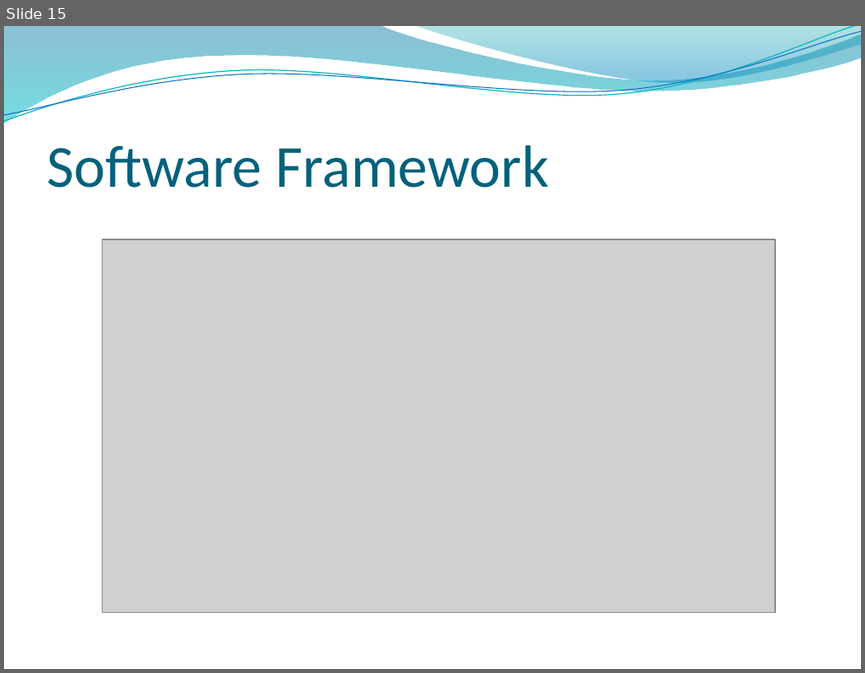
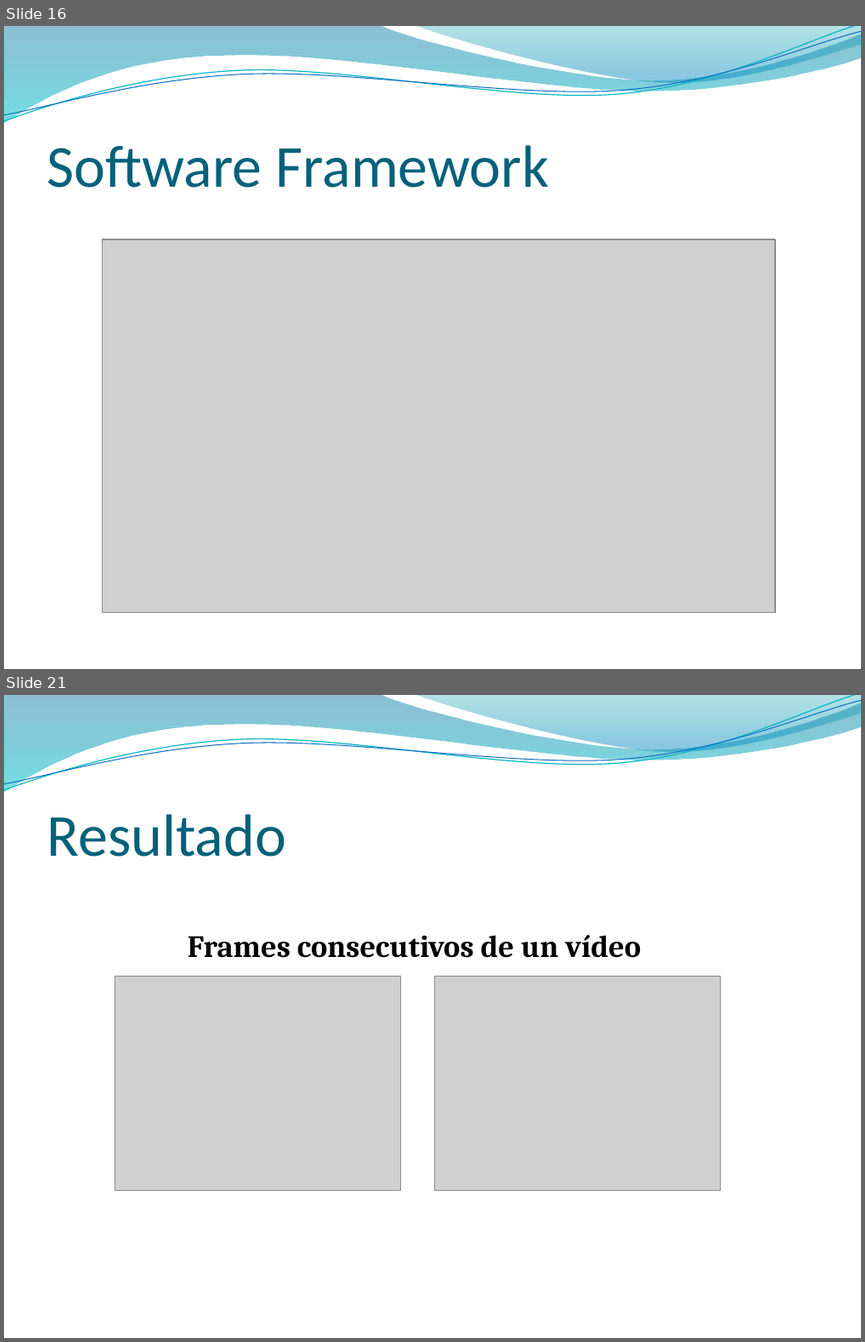
Before and after one commit to vinaygaba/pycuda-filters, a slide deck: out/presentacion/presentacionTAD.pptx. Shown one above the other, each under a label of ours: slide 15 before the commit, slides 16 and 21 after it; the slides between them are not shown. The pictures are 865x673 and 865x1342 pixels, drawn with LibreOffice and Linux fonts; fonts in the diff are those of the drawing; grey boxes stand for pictures; background and template pictures are left out. Boxes give left, top, right and bottom in pixels: in the first picture for what was removed or moved away, otherwise in the second. Text is boxed around its words. In the diff, an @@ line names an element or a change of style, - is before the commit and + after.

```diff
--- a/out/presentacion/presentacionTAD.pptx
+++ b/out/presentacion/presentacionTAD.pptx
@@ slide 21 added at box(4, 695, 861, 1338), background picture (left out); not listed: 4 template elements that a slide beside it also shows @@
@@ title added at box(46, 814, 286, 857), 50 pt, text #04617B @@
+Resultado
@@ text added at box(188, 935, 641, 958), 26 pt, text #000000, bold @@
+Frames consecutivos de un vídeo
@@ picture added at box(115, 976, 401, 1191) @@
@@ picture added at box(435, 976, 721, 1191) @@
@@ what was slide 15 is now slide 16 @@
```
Also in this commit, not shown: 3 slides changed, 6 other slides added.
